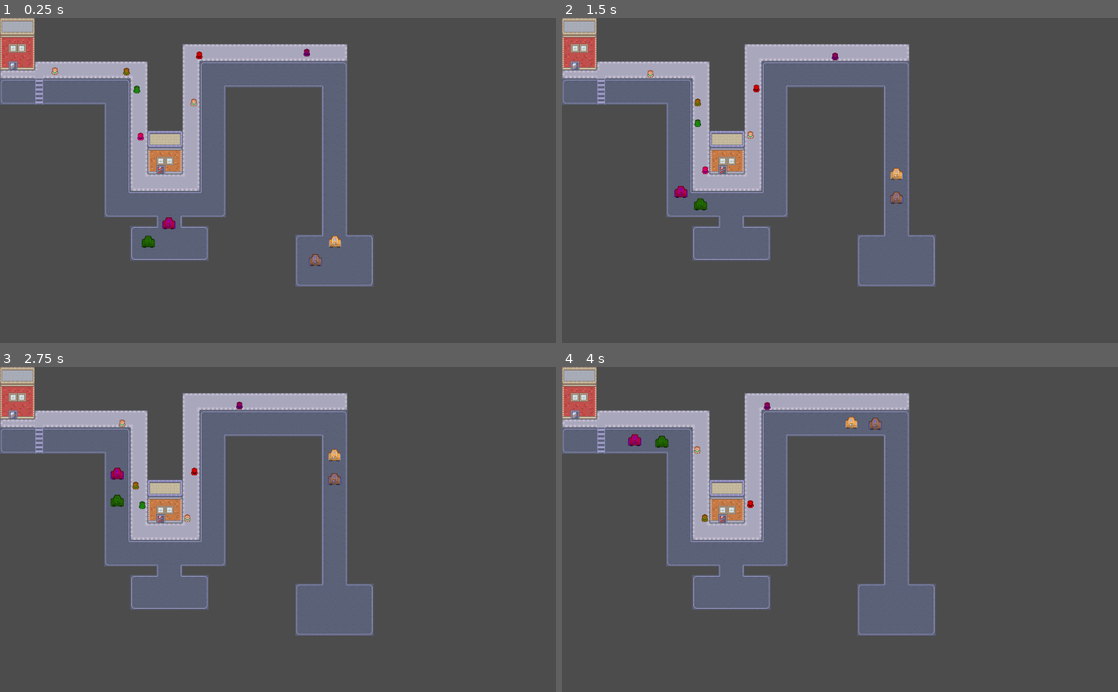
Above: before the commit, frames 1-4 (two rows, left to right).
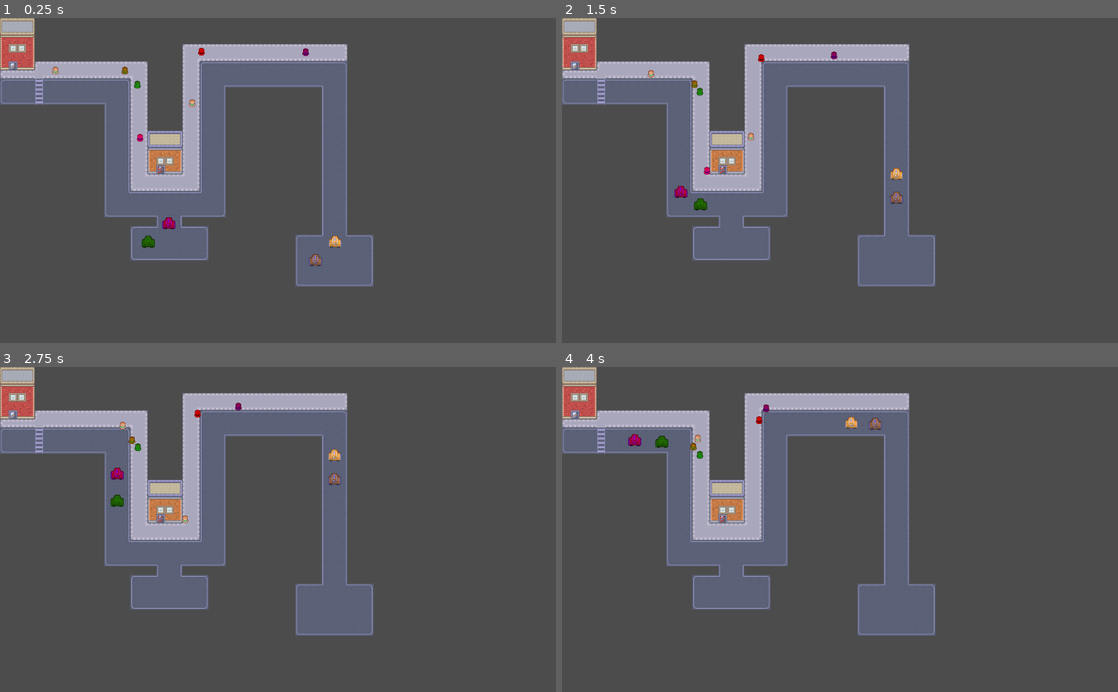
Above: after the commit, the same moments.

Repository: CSMA-Technology/godot-nav2d-tutorial
Game: Godot game, scene res://GodotTown.tscn
The game is run twice, just before and just after one commit, with the same random seed, the same clock (stepped at 60 frames per second) and the same inputs.
Inputs:
- Up to frame 1 (0.25 s): no input
- Up to frame 2 (1.5 s): no input
- Up to frame 3 (2.75 s): no input
- Up to frame 4 (4 s): no input

The runs differ from the first frame. In frame 1, 0.2% of the frame differs, in the area x 9-56%, y 9-39%; in frame 2, 0.3%, in the area x 15-50%, y 10-49%; in frame 3, 0.2%; in frame 4, 0.2%.

Commit message:
added nav agent to pedestrians

Diff:
--- a/Car.tscn
+++ b/Car.tscn
@@ -7,7 +7,7 @@
 
 [node name="Car" type="KinematicBody2D"]
 script = ExtResource( 1 )
-goal = NodePath("../Goal")
+goal = "%CarGoal"
 
 [node name="Sprite" type="Sprite" parent="."]
 texture = ExtResource( 2 )
--- a/GodotTown.tscn
+++ b/GodotTown.tscn
@@ -293,34 +293,32 @@
 tile_data = PoolIntArray( 196629, 0, 0, 196630, 0, 1, 196631, 0, 1, 196632, 0, 1, 196633, 0, 1, 196634, 0, 1, 196635, 0 …(2194 unchanged characters)…
 
 [node name="CarGoal" type="Node2D" parent="."]
+unique_name_in_owner = true
 position = Vector2( 23, 136 )
 
 [node name="PedestrianGoal" type="Node2D" parent="."]
+unique_name_in_owner = true
 position = Vector2( 295, 294 )
 
 [node name="Cars" type="Node" parent="."]
 
 [node name="Car" parent="Cars" instance=ExtResource( 2 )]
 position = Vector2( 619, 436 )
-goal = NodePath("../../CarGoal")
 speed = 100
 
 [node name="Car2" parent="Cars" instance=ExtResource( 2 )]
 modulate = Color( 0.72549, 0, 0.87451, 1 )
 position = Vector2( 309, 402 )
-goal = NodePath("../../CarGoal")
 speed = 100
 
 [node name="Car3" parent="Cars" instance=ExtResource( 2 )]
 modulate = Color( 0.639216, 0.623529, 0.952941, 1 )
 position = Vector2( 574, 468 )
-goal = NodePath("../../CarGoal")
 speed = 100
 
 [node name="Car4" parent="Cars" instance=ExtResource( 2 )]
 modulate = Color( 0.145098, 0.592157, 0, 1 )
 position = Vector2( 264, 432 )
-goal = NodePath("../../CarGoal")
 speed = 100
 
 [node name="People" type="Node" parent="."]
@@ -331,10 +329,12 @@
 [node name="Pedestrian2" parent="People" instance=ExtResource( 3 )]
 modulate = Color( 0.956863, 0, 0, 1 )
 position = Vector2( 372, 59 )
+speed = 10
 
 [node name="Pedestrian3" parent="People" instance=ExtResource( 3 )]
 modulate = Color( 0.152941, 0.792157, 0.117647, 1 )
 position = Vector2( 253, 120 )
+speed = 10
 
 [node name="Pedestrian4" parent="People" instance=ExtResource( 3 )]
 modulate = Color( 0.631373, 0.0156863, 0.780392, 1 )
--- a/Movable.gd
+++ b/Movable.gd
@@ -1,6 +1,6 @@
 extends KinematicBody2D
 
-export (NodePath) var goal
+export (String) var goal
 onready var goal_pos = get_node(goal).global_position
 export var speed = 50
 export var arrival_tolerance = 10
--- /dev/null
+++ b/MovableWithAgent.gd
@@ -0,0 +1,25 @@
+extends KinematicBody2D
+
+export (String) var goal
+onready var goal_pos = get_node(goal).global_position
+export var speed = 50
+export var arrival_tolerance = 10
+#export var nav_layer = 1
+#var path = null
+#var path_idx = 0
+
+func _ready():
+	$NavigationAgent2D.set_target_location(goal_pos)
+
+func _physics_process(delta):
+	if global_position.distance_to(goal_pos) <= arrival_tolerance:
+		queue_free()
+	var next_location = $NavigationAgent2D.get_next_location()
+	var direction = (next_location - global_position).normalized()
+	var movement = direction * speed
+	$NavigationAgent2D.set_velocity(movement * delta)
+
+
+
+func _on_NavigationAgent2D_velocity_computed(safe_velocity):
+	move_and_collide(safe_velocity)
--- a/Pedestrian.tscn
+++ b/Pedestrian.tscn
@@ -1,6 +1,6 @@
 [gd_scene load_steps=4 format=2]
 
-[ext_resource path="res://Movable.gd" type="Script" id=1]
+[ext_resource path="res://MovableWithAgent.gd" type="Script" id=1]
 [ext_resource path="res://assets/tilemap_packed.png" type="Texture" id=2]
 
 [sub_resource type="RectangleShape2D" id=3]
@@ -8,8 +8,7 @@
 
 [node name="Pedestrian" type="KinematicBody2D"]
 script = ExtResource( 1 )
-goal = NodePath("../../PedestrianGoal")
-nav_layer = 2
+goal = "%PedestrianGoal"
 
 [node name="Sprite" type="Sprite" parent="."]
 texture = ExtResource( 2 )
@@ -19,3 +18,12 @@
 [node name="CollisionShape2D" type="CollisionShape2D" parent="."]
 visible = false
 shape = SubResource( 3 )
+
+[node name="NavigationAgent2D" type="NavigationAgent2D" parent="."]
+navigation_layers = 2
+avoidance_enabled = true
+radius = 8.0
+neighbor_dist = 200.0
+time_horizon = 50.0
+
+[connection signal="velocity_computed" from="NavigationAgent2D" to="." method="_on_NavigationAgent2D_velocity_computed"]
